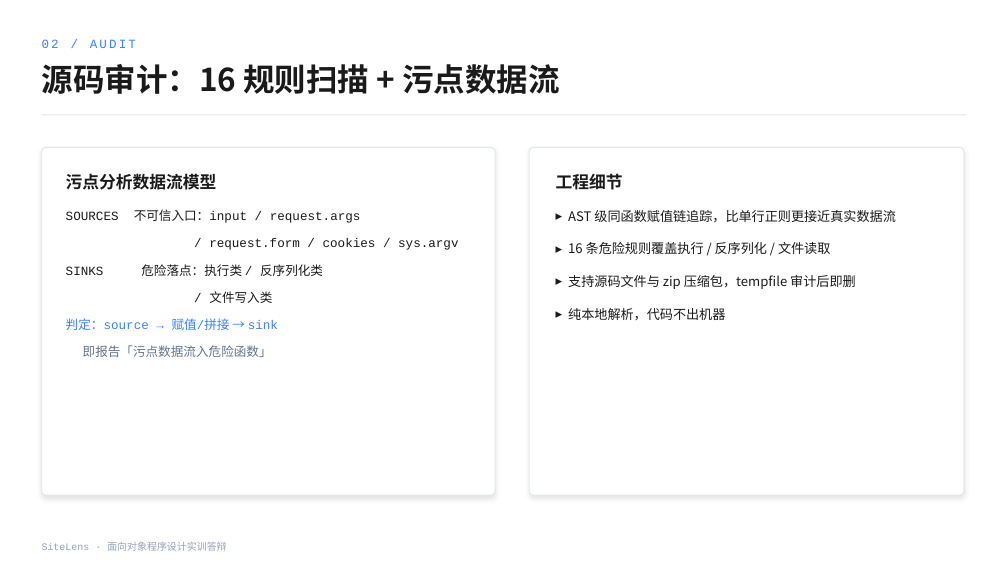
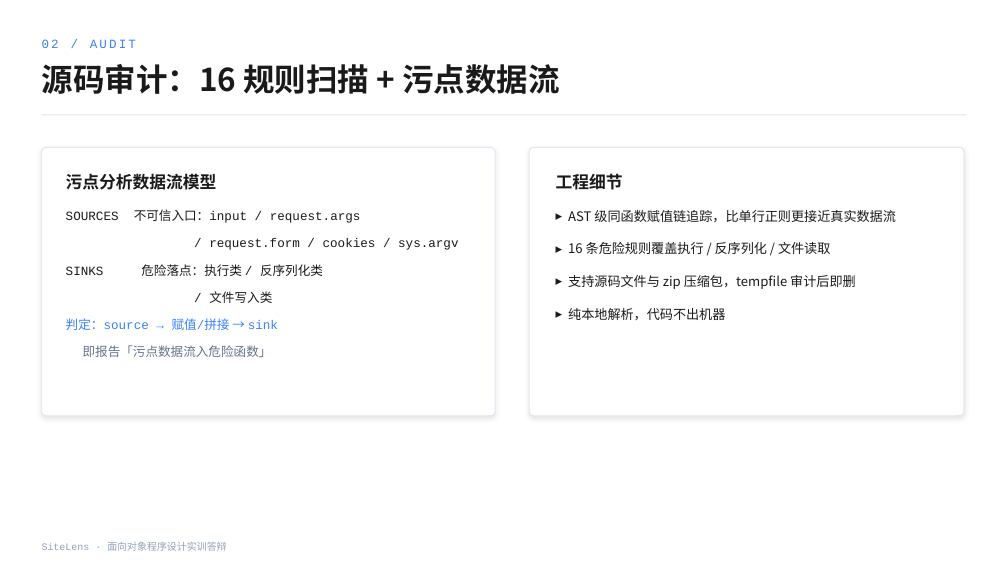
Before and after one commit to zep4yrs/sitelens, a slide deck: slide 17 of docs/答辩演示-SiteLens.pptx. Drawn at 1008x567 pixels with LibreOffice and Linux fonts; fonts in the diff are those of the drawing; background and template pictures are left out. Boxes give left, top, right and bottom in pixels: in the first picture for what was removed or moved away, otherwise in the second. Text is boxed around its words. In the diff, an @@ line names an element or a change of style, - is before the commit and + after.

```diff
--- a/docs/答辩演示-SiteLens.pptx
+++ b/docs/答辩演示-SiteLens.pptx
@@ rounded rectangle resized from (x1=42, y1=147, x2=495, y2=495) to (x1=42, y1=147, x2=495, y2=416) @@
@@ rounded rectangle at (x1=42, y1=147, x2=495, y2=416): proportions changed @@
@@ rounded rectangle at (x1=529, y1=147, x2=964, y2=416): proportions changed @@
@@ rounded rectangle resized from (x1=529, y1=147, x2=964, y2=495) to (x1=529, y1=147, x2=964, y2=416) @@
```
Also in this commit, not shown: 6 other slides changed, 10 other files.
